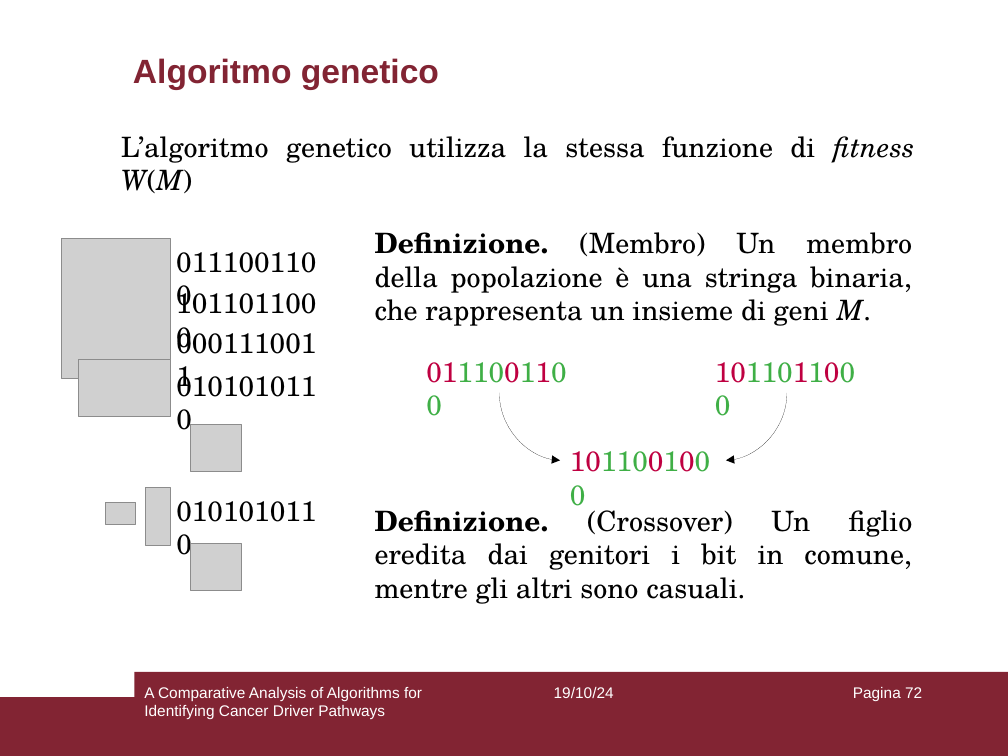
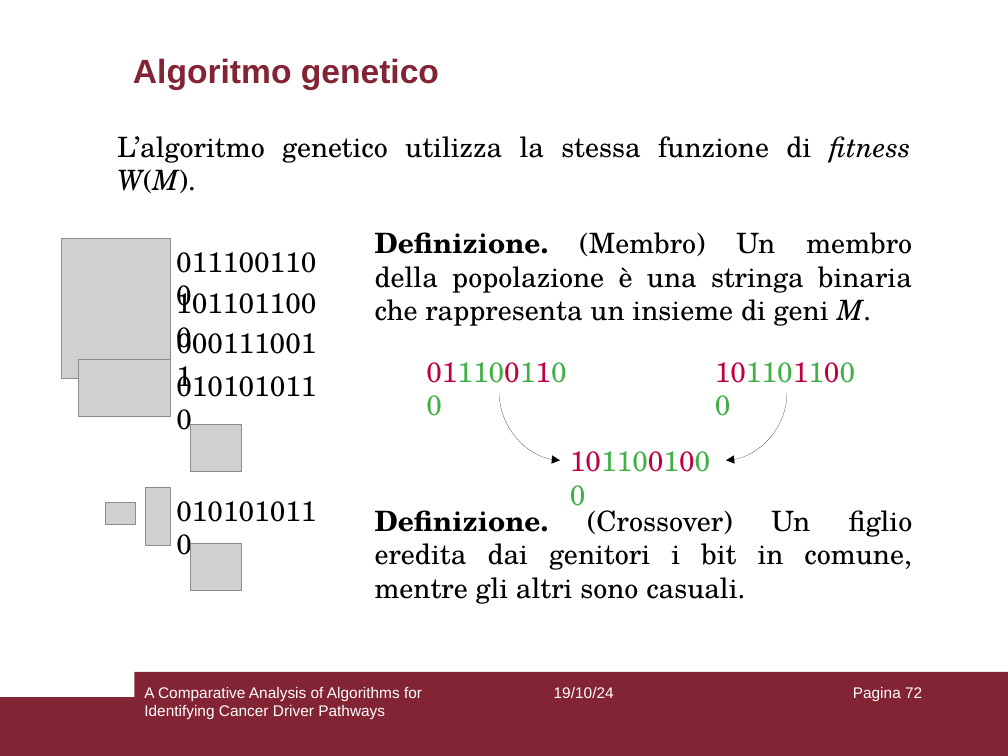
Before and after one commit to aflaag/bsc-thesis, a slide deck: slide 72 of presentation/slides.odp. Drawn at 1008x756 pixels with LibreOffice and Linux fonts; fonts in the diff are those of the drawing; grey boxes stand for pictures. Boxes give left, top, right and bottom in pixels: in the first picture for what was removed or moved away, otherwise in the second. Text is boxed around its words. In the diff, an @@ line names an element or a change of style, - is before the commit and + after.

```diff
--- a/presentation/slides.odp
+++ b/presentation/slides.odp
@@ text at box(117, 136, 910, 193): text changed @@
-L’algoritmo genetico utilizza la stessa funzione di fitness W(M)
+L’algoritmo genetico utilizza la stessa funzione di fitness W(M).
@@ text at box(375, 232, 912, 326): text changed @@
-Definizione. (Membro) Un membro della popolazione è una stringa binaria, che rappresenta un insieme di geni M.
+Definizione. (Membro) Un membro della popolazione è una stringa binaria che rappresenta un insieme di geni M.
```
Also in this commit, not shown: 2 other files.
